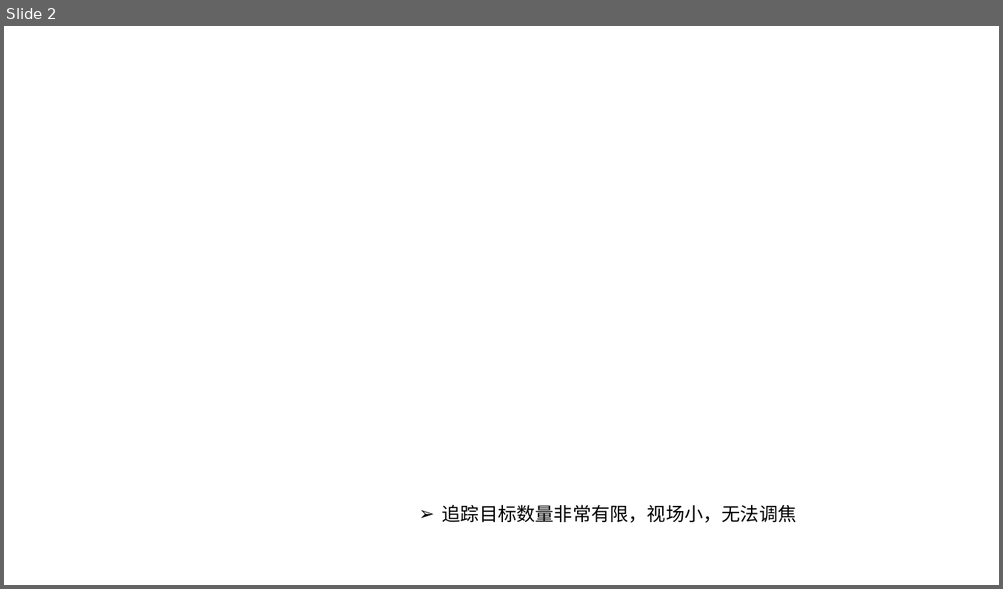
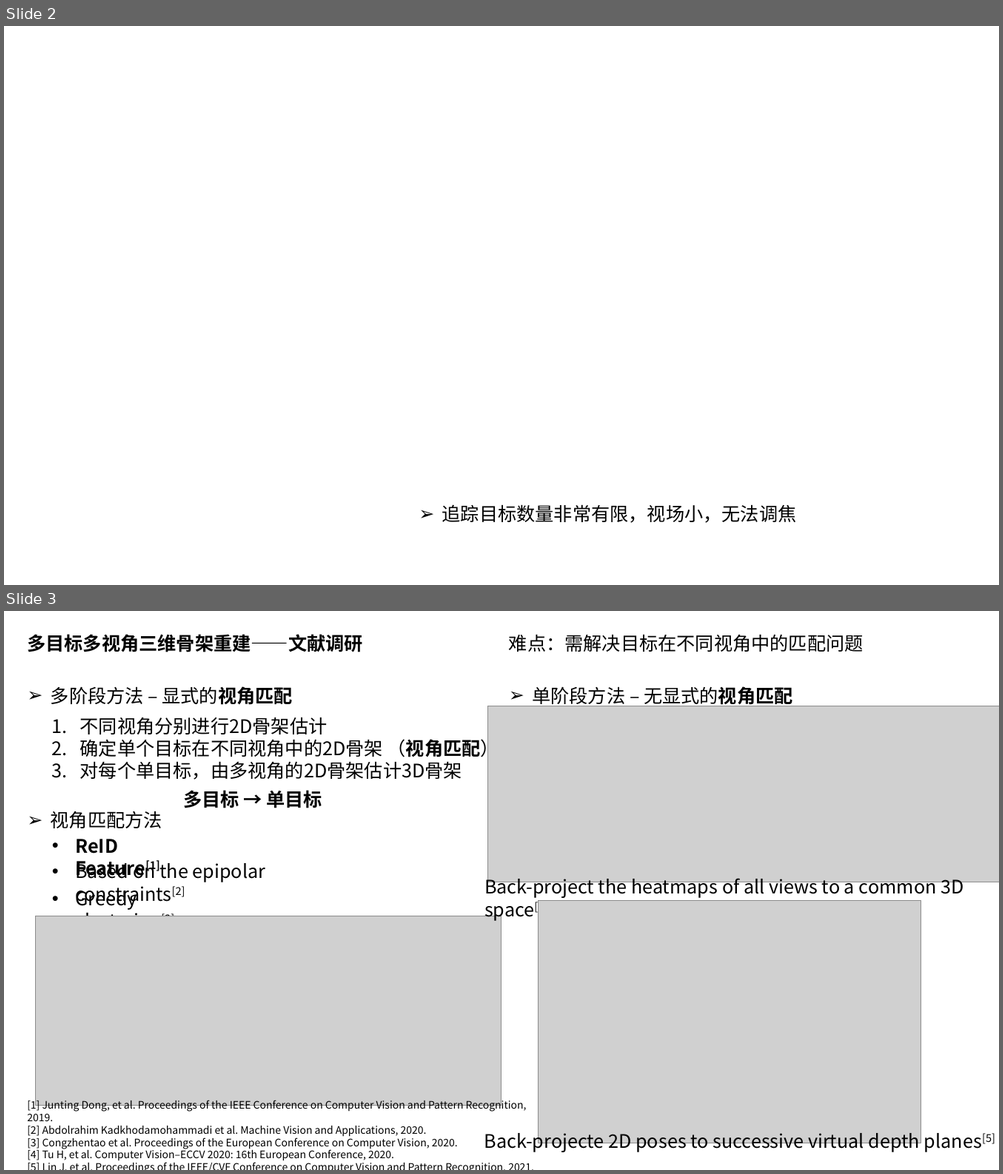
Before and after one commit to lihaowei1999/Dachuang, a slide deck: reports/report_0802/report.pptx. Shown one above the other, each under a label of ours: slide 2 before the commit, slides 2 and 3 after it. The pictures are 1003x589 and 1003x1174 pixels, drawn with LibreOffice and Linux fonts; fonts in the diff are those of the drawing; grey boxes stand for pictures; background and template pictures are left out. Boxes give left, top, right and bottom in pixels: in the first picture for what was removed or moved away, otherwise in the second. Text is boxed around its words. In the diff, an @@ line names an element or a change of style, - is before the commit and + after.

```diff
--- a/reports/report_0802/report.pptx
+++ b/reports/report_0802/report.pptx
@@ slide 3 added at [4, 611, 999, 1170], background #FFFFFF @@
@@ text added at [27, 634, 363, 652], 18 pt, text #000000, bold @@
+多目标多视角三维骨架重建——文献调研
@@ text added at [509, 634, 863, 652], 18 pt, text #000000 @@
+难点：需解决目标在不同视角中的匹配问题
@@ text added at [51, 686, 293, 705], 18 pt, text #000000 @@
+➢ 多阶段方法 – 显式的视角匹配
@@ text added at [532, 686, 793, 707], 18 pt, text #000000 @@
+➢ 单阶段方法 – 无显式的视角匹配
@@ text added at [80, 717, 499, 780], 18 pt, text #000000 @@
+1. 不同视角分别进行2D骨架估计
+2. 确定单个目标在不同视角中的2D骨架 （视角匹配）
+3. 对每个单目标，由多视角的2D骨架估计3D骨架
@@ picture added at [487, 706, 999, 883] @@
@@ text added at [183, 790, 322, 809], 18 pt, text #000000, bold @@
+多目标 → 单目标
@@ text added at [51, 811, 162, 829], 18 pt, text #000000 @@
+➢ 视角匹配方法
@@ text added at [75, 839, 145, 879], 18 pt, text #000000, bold @@
+• ReID Feature[1]
@@ text added at [75, 860, 265, 906], 18 pt, text #000000 @@
+• Based on the epipolar constraints[2]
@@ text added at [484, 875, 963, 921], 18 pt, text #000000 @@
+Back-project the heatmaps of all views to a common 3D space[4]
@@ text added at [75, 888, 174, 917], 18 pt, text #000000 @@
+• Greedy clustering[3]
@@ picture added at [35, 916, 501, 1105] @@
@@ picture added at [538, 901, 920, 1144] @@
@@ text added at [27, 1099, 526, 1162], 10 pt, text #000000 @@
+[1] Junting Dong, et al. Proceedings of the IEEE Conference on Computer Vision and Pattern Recognition, 2019.
+[2] Abdolrahim Kadkhodamohammadi et al. Machine Vision and Applications, 2020.
+[3] Congzhentao et al. Proceedings of the European Conference on Computer Vision, 2020.
+[4] Tu H, et al. Computer Vision–ECCV 2020: 16th European Conference, 2020.
+[5] Lin J, et al. Proceedings of the IEEE/CVF Conference on Computer Vision and Pattern Recognition. 2021.
@@ text added at [484, 1129, 995, 1153], 18 pt, text #000000 @@
+Back-projecte 2D poses to successive virtual depth planes[5]
```
Also in this commit, not shown: 1 other slide added.
